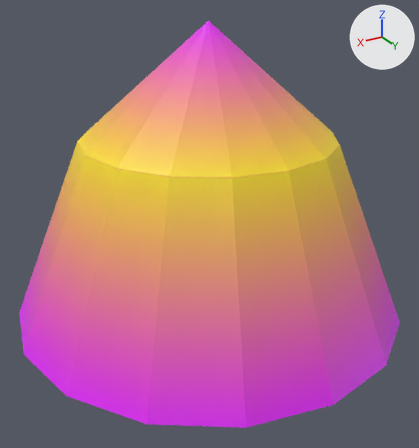
The Blender file KnightVSAstronomeerUnity/Assets/Models/chapito.blend: old version first, new version second.
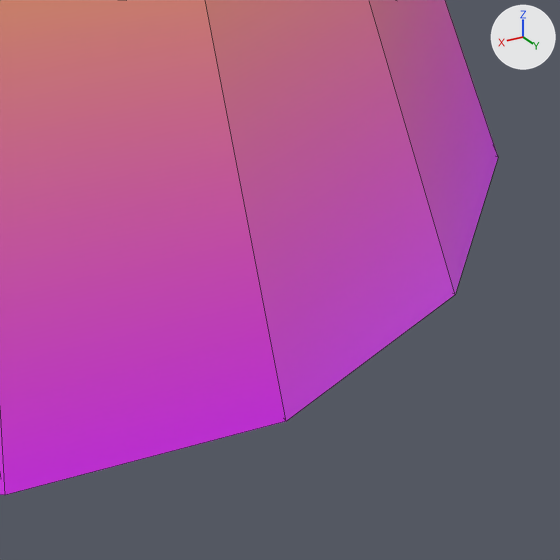
Each version appears first whole from a camera (50 mm lens) standing at (42.5, 71.1, 48.7) and looking at (1.7, 3.2, 14.7), and next in a close-up on the part from 58% to 100% of the width and 61% to 100% of the height. The axes (+X, +Y, +Z) are drawn at upper right. The lights are the same throughout. The last two pictures show the newer version. The close-ups show mesh edges as thin lines.
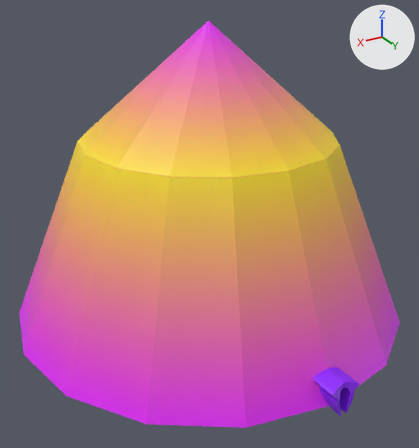
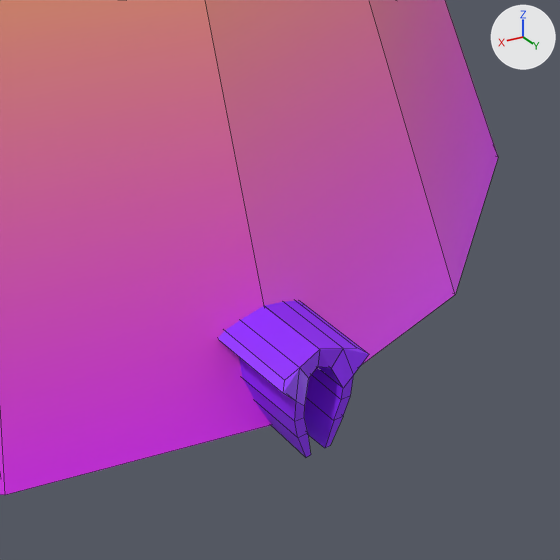
What differs and where, as boxes (x1, y1, x2, y2) in the close-ups (560 x 560 px):
'Cube', added (purple)
    after: (218, 301, 369, 457)

The change, as a diff of the scene's bpy script:
```diff
--- a/KnightVSAstronomeerUnity/Assets/Models/chapito.blend.py
+++ b/KnightVSAstronomeerUnity/Assets/Models/chapito.blend.py
@@ me_cube @@
+me_cube.from_pydata(...)  # 34 vertices, 28 faces; spans x -2.13..0.51, y 1.59..6.75, z -0.01..0.41
+me_cube.materials.append(mat_material_001)  # picture img_texture_chapiteau_png_001
@@ ob_cube @@
+ob_cube = bpy.data.objects.new('Cube', me_cube)
+ob_cube.location = (0.0, 25.0, 0.0)
+ob_cube.scale = (1.0, 1.0, 10.3)
+_m = ob_cube.modifiers.new('Mirror', 'MIRROR')
```
